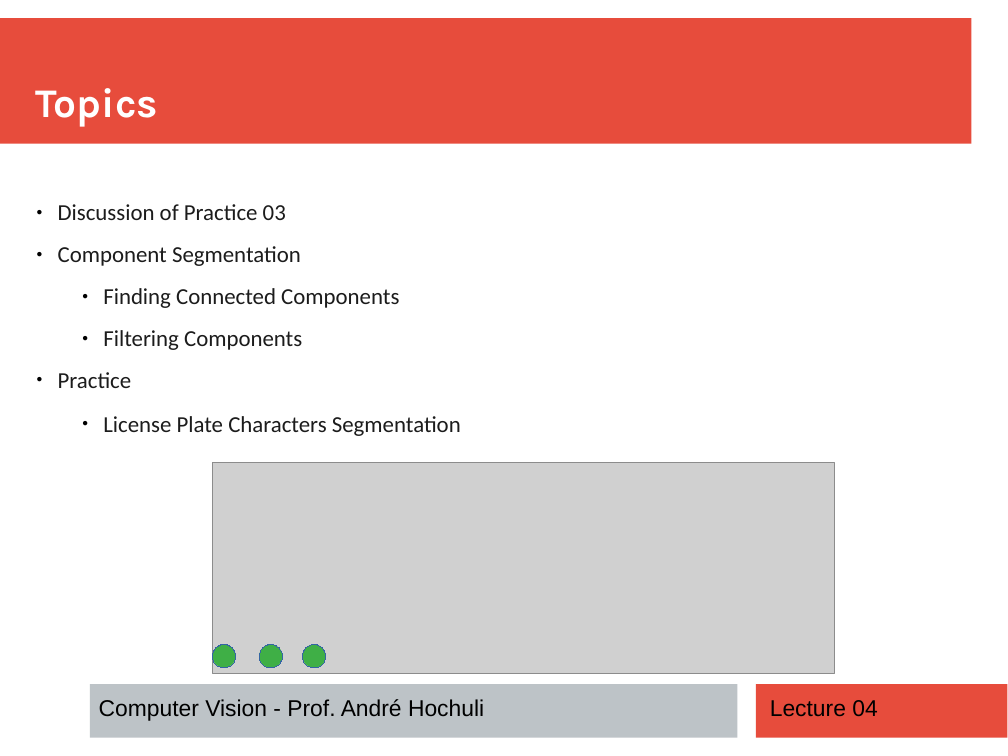
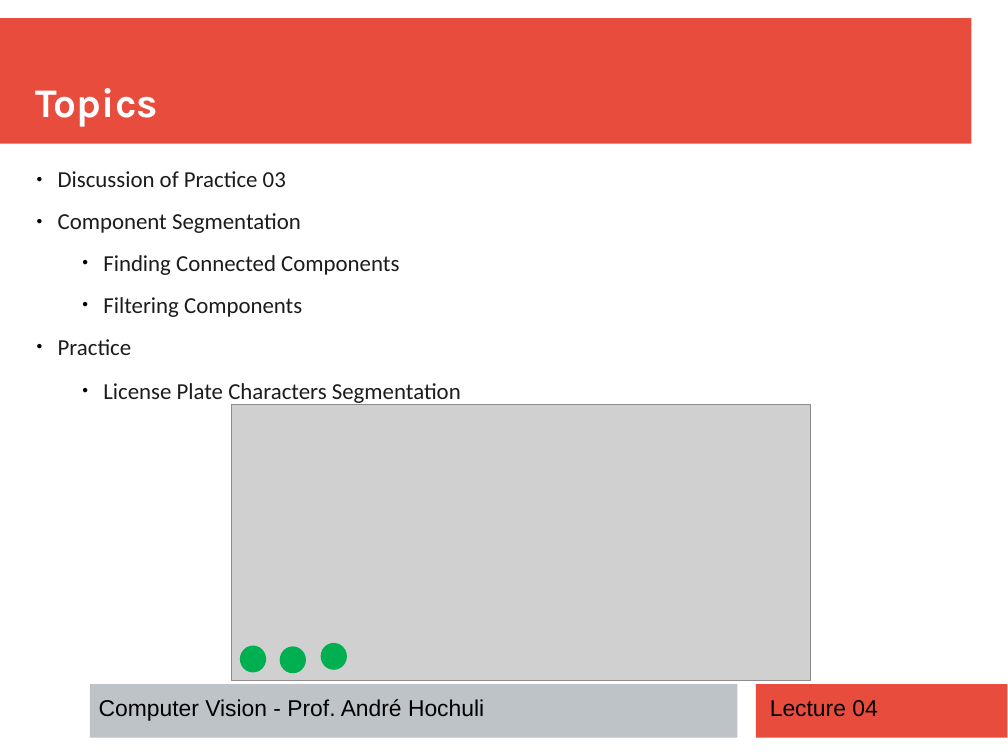
Before and after one commit to andrehochuli/teaching, a slide deck: slide 2 of ComputerVision/Lecture 04 - Finding Components/Lecture 04 - Component Segmentation.pptx. Drawn at 1008x756 pixels with LibreOffice and Linux fonts; fonts in the diff are those of the drawing; grey boxes stand for pictures. Boxes give left, top, right and bottom in pixels: in the first picture for what was removed or moved away, otherwise in the second. Text is boxed around its words. In the diff, an @@ line names an element or a change of style, - is before the commit and + after.

```diff
--- a/ComputerVision/Lecture 04 - Finding Components/Lecture 04 - Component Segmentation.pptx
+++ b/ComputerVision/Lecture 04 - Finding Components/Lecture 04 - Component Segmentation.pptx
@@ text "Discussion of Practice 03": place and size @@
-text "Discussion of Practice 03" at [58, 204, 461, 436]
+text "Discussion of Practice 03" at [58, 171, 461, 406]
@@ picture: place and size @@
-picture at [212, 463, 834, 673]
+picture at [231, 405, 810, 681]
@@ ellipse: place and size @@
-ellipse at [260, 645, 284, 669]
+ellipse at [241, 647, 265, 671]
@@ fill #3FAF46 to #00B050; outline #3465A4 0 pt to #00B050 2 pt in 3 elements at [322, 645, 346, 670], [241, 647, 265, 671], [281, 648, 305, 672] @@
@@ ellipse: place and size @@
-ellipse at [212, 645, 236, 669]
+ellipse at [281, 648, 305, 672]
@@ ellipse: place and size @@
-ellipse at [303, 645, 327, 669]
+ellipse at [322, 645, 346, 670]
```
Also in this commit, not shown: 10 other files.
